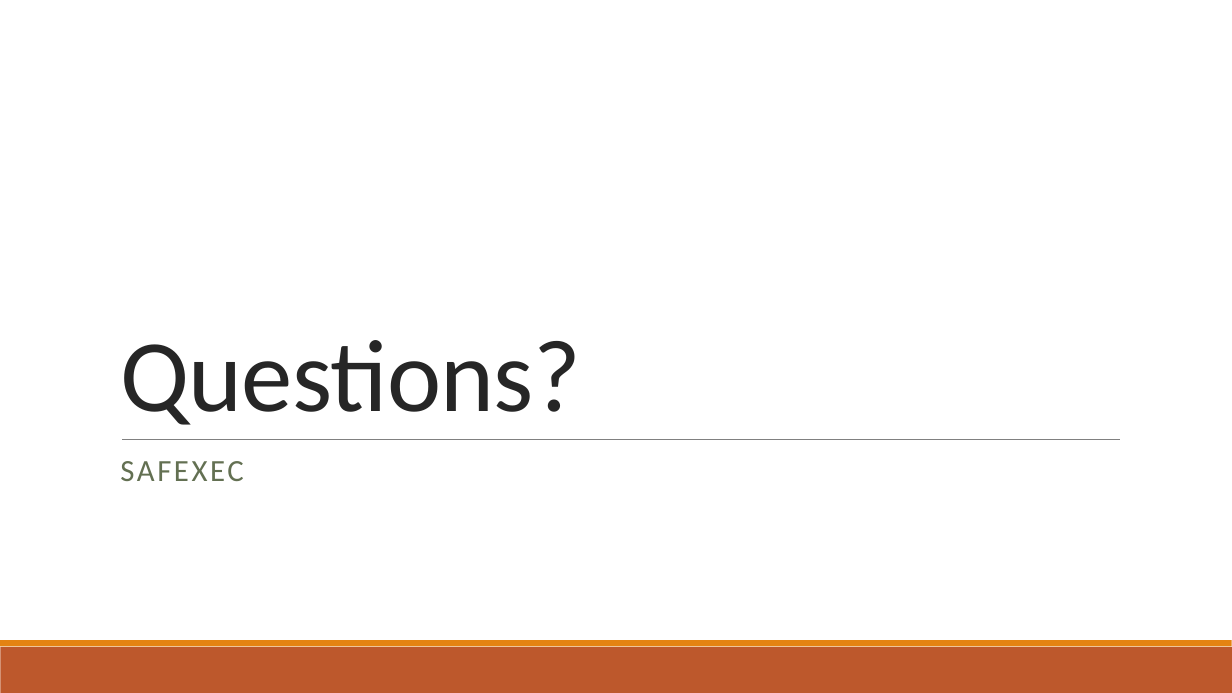
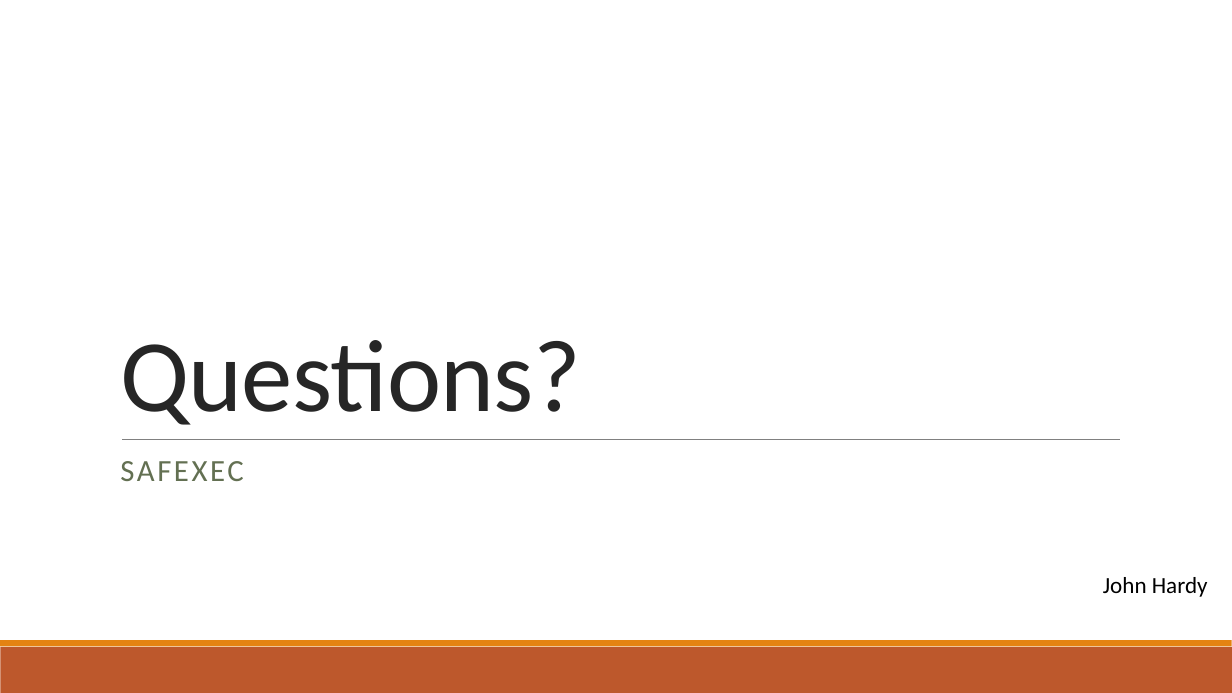
Before and after one commit to JohnHardy5/Safexec, a slide deck: slide 8 of Documents/Final Presentation.pptx (slide 7 before the commit). Drawn at 1232x693 pixels with LibreOffice and Linux fonts; fonts in the diff are those of the drawing. Boxes give left, top, right and bottom in pixels: in the first picture for what was removed or moved away, otherwise in the second. Text is boxed around its words. In the diff, an @@ line names an element or a change of style, - is before the commit and + after.

```diff
--- a/Documents/Final Presentation.pptx
+++ b/Documents/Final Presentation.pptx
@@ text added at bbox=[1103, 577, 1208, 597], 18 pt, text #000000 @@
+John Hardy
```
Also in this commit, not shown: 3 other slides changed, 3 slides added, 2 slides removed, 4 other files.
